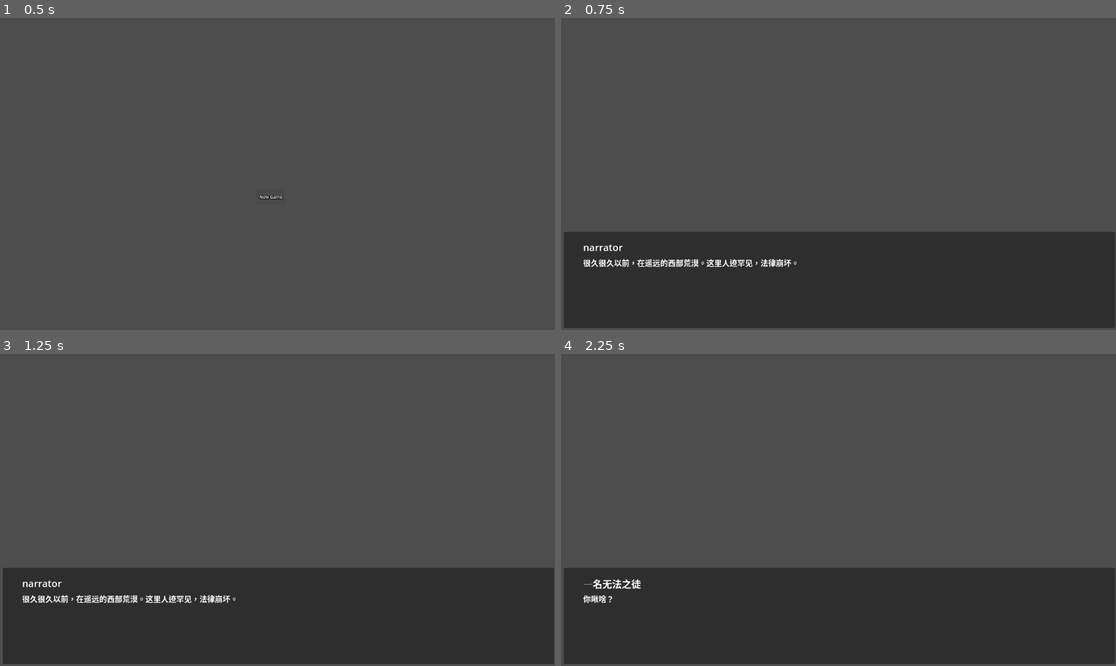
Above: before the commit, frames 1-4 (two rows, left to right).
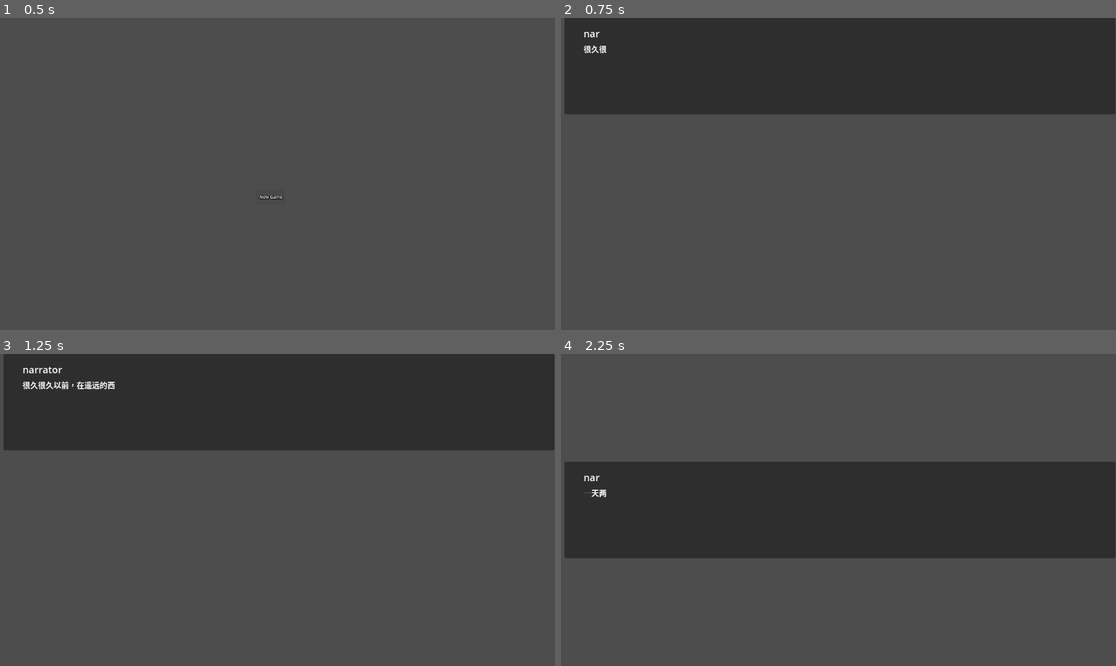
Above: after the commit, the same moments.

Repository: secondreich/Cards-of-Gun
Game: Godot game, scene res://menu.tscn
The game is run twice, just before and just after one commit, with the same random seed, the same clock (stepped at 60 frames per second) and the same inputs. The engine's default icon, where the game draws it, is replaced by a stand-in: a white triangle on a blue panel in a dark square.
Inputs (mouse positions are in pixels of both pictures, inside the frame that each line leads up to; where the layout moved, square brackets give the same spot in the first picture):
- Up to frame 1 (0.5 s): no input
- Up to frame 2 (0.75 s): click (832, 195) at 0.5 s
- Up to frame 3 (1.25 s): no input
- Up to frame 4 (2.25 s): click (838, 400) [838, 616] at 1.25 s; click (838, 400) [838, 616] at 2 s

Frame 1 is identical in both runs. In frame 2, 61% of the frame differs, in the area x 0-100%, y 0-100%; in frame 3, 61%; in frame 4, 61%, in the area x 0-100%, y 34-100%.

Commit message:
更新文本打字效果和音效

Diff:
--- a/dialogue/dialogueUi.tscn
+++ b/dialogue/dialogueUi.tscn
@@ -1,19 +1,25 @@
-[gd_scene load_steps=3 format=3 uid="uid://4r7rawsck8wa"]
+[gd_scene load_steps=4 format=3 uid="uid://4r7rawsck8wa"]
 
 [ext_resource type="Script" uid="uid://b64de4ov6o6bb" path="res://dialogue/dialogue_ui.gd" id="1_fs2ar"]
 [ext_resource type="Resource" uid="uid://x07kd5hv2ckp" path="res://dialogue/startStorie.tres" id="2_2pfd6"]
+[ext_resource type="AudioStream" uid="uid://d4f36e33noykw" path="res://SE/type_se.ogg" id="3_t0s8b"]
 
-[node name="DialogueUi" type="Control" node_paths=PackedStringArray("leftAvatar", "speaker", "content", "rightAvatar")]
+[node name="DialogueUi" type="Control" node_paths=PackedStringArray("leftAvatar", "speaker", "content", "rightAvatar", "type_sound")]
 custom_minimum_size = Vector2(1150, 200)
 layout_mode = 3
 anchor_right = 0.9982639
 anchor_bottom = 1.0030864
+offset_left = 3.0
+offset_right = 3.0
 script = ExtResource("1_fs2ar")
 leftAvatar = NodePath("HBoxContainer/leftAvatar")
 speaker = NodePath("HBoxContainer/Panel/MarginContainer/VBoxContainer/speaker")
 content = NodePath("HBoxContainer/Panel/MarginContainer/VBoxContainer/content")
 rightAvatar = NodePath("HBoxContainer/rightAvatar")
 mainDialogues = ExtResource("2_2pfd6")
+text_speed = 18.0
+type_sound = NodePath("TextSE")
+sound_interval = 0.25
 metadata/_edit_use_anchors_ = true
 
 [node name="HBoxContainer" type="HBoxContainer" parent="."]
@@ -50,12 +56,16 @@
 layout_mode = 2
 theme_override_font_sizes/normal_font_size = 20
 text = "SPEAKER"
+visible_characters = 0
+visible_ratio = 0.0
 
 [node name="content" type="RichTextLabel" parent="HBoxContainer/Panel/MarginContainer/VBoxContainer"]
 layout_mode = 2
 size_flags_vertical = 3
 text = "Content
 "
+visible_characters = 0
+visible_ratio = 0.0
 
 [node name="rightAvatar" type="TextureRect" parent="HBoxContainer"]
 custom_minimum_size = Vector2(0, 200)
@@ -70,4 +80,7 @@
 grow_horizontal = 2
 grow_vertical = 2
 
+[node name="TextSE" type="AudioStreamPlayer" parent="."]
+stream = ExtResource("3_t0s8b")
+
 [connection signal="button_down" from="Button" to="." method="_on_click_to_next_dialogue"]
--- a/dialogue/dialogue_ui.gd
+++ b/dialogue/dialogue_ui.gd
@@ -9,34 +9,110 @@
 @export_group("对话组")
 @export var mainDialogues : dialogueGroup
 
+@export_group("打字速度，X个/秒")
+@export var text_speed = 10.0
+
+@export_group("音效")
+@export var type_sound: AudioStreamPlayer
+@export var sound_interval = 0.15
+
 var dialogue_index = 0
+var is_typing = false
+var current_tween: Tween
+var type_sound_timer: Timer
 
 func _ready():
+
+	type_sound_timer = Timer.new()
+	type_sound_timer.wait_time = sound_interval
+	type_sound_timer.one_shot = false
+	type_sound_timer.timeout.connect(_play_type_sound)
+	add_child(type_sound_timer)
 	add_next_dialogue()
 
 
 func add_next_dialogue() -> void:
 	var now_dialogue = mainDialogues.dialogueGroup[dialogue_index]
 	#填充对话内容
+	speaker.visible_ratio = 0
+	content.visible_ratio = 0
 	speaker.text = now_dialogue.speaker
 	content.text = now_dialogue.content
+
+	var speaker_duration = speaker.text.length() / text_speed
+	var content_duration = content.text.length() / text_speed
+
+	# 创建tween并并行执行两个动画
+	var tween = create_tween()
+	current_tween = tween
+	is_typing = true
+	tween.set_parallel(true)  # 设置为并行模式
+	tween.tween_property(speaker, "visible_ratio", 1, speaker_duration)
+	tween.tween_property(content, "visible_ratio", 1, content_duration)
+	# 设置打字状态
+	is_typing = true
+	current_tween.finished.connect(_on_typing_finished)
+
+	_update_sound_interval()
+
+	# 开始播放打字音效
+	type_sound_timer.start()
+
 	if now_dialogue.avatarPosition == dialogue.avatarEnum.left:
 		leftAvatar.texture = now_dialogue.avatar
 	elif now_dialogue.avatarPosition == dialogue.avatarEnum.right:
 		rightAvatar.texture = now_dialogue.avatar
 
 	if now_dialogue.uiPosition == dialogue.uiEnum.up:
-		pass
+		self.position.y = 0
+		print(self.position.y )
 	elif now_dialogue.uiPosition == dialogue.uiEnum.mid:
-		pass
+		self.position.y = (get_viewport_rect().size.y - leftAvatar.get_rect().size.y ) /2
+		print(self.position.y )
 	elif now_dialogue.uiPosition == dialogue.uiEnum.bottle:
-		pass
+		self.position.y = (get_viewport_rect().size.y - leftAvatar.get_rect().size.y )
+		print(self.position.y )
 
 
 func _on_click_to_next_dialogue():
-	dialogue_index += 1
-	if dialogue_index < mainDialogues.dialogueGroup.size():
-		add_next_dialogue()
+	# 如果正在打字，立即完成当前打字效果
+	if is_typing:
+		if current_tween:
+			current_tween.kill()
+		speaker.visible_ratio = 1.0
+		content.visible_ratio = 1.0
+		is_typing = false
+		# 停止打字音效
+		type_sound_timer.stop()
+		return
 	else:
-		self.visible = 0
-		get_tree().change_scene_to_file("res://main.tscn")
+		dialogue_index += 1
+		if dialogue_index < mainDialogues.dialogueGroup.size():
+			add_next_dialogue()
+		else:
+			self.visible = false
+			get_tree().change_scene_to_file("res://main.tscn")
+
+#播放音效
+func _play_type_sound():
+	if type_sound and type_sound.stream:
+		type_sound.play()
+
+# 停止打字音效
+func _on_typing_finished():
+	is_typing = false
+	type_sound_timer.stop()
+
+func _update_sound_interval():
+	if type_sound_timer == null:
+		return
+	# 打字速度越快，音效播放频率越高
+	var base_interval = sound_interval  # 基础间隔
+	var min_interval = sound_interval * 0.75  # 最小间隔
+	var max_interval = sound_interval * 1.5   # 最大间隔
+
+	# 计算新的间隔（速度越快，间隔越短）
+	var new_interval = base_interval * (10.0 / text_speed)
+	new_interval = clamp(new_interval, min_interval, max_interval)
+
+	type_sound_timer.wait_time = new_interval
--- a/dialogue/startStorie.tres
+++ b/dialogue/startStorie.tres
@@ -7,12 +7,14 @@
 script = ExtResource("1_mwtk7")
 speaker = "narrator"
 content = "很久很久以前，在遥远的西部荒漠。这里人迹罕见，法律崩坏。"
+uiPosition = 0
 metadata/_custom_type_script = "uid://rtxg2hbq8r7j"
 
 [sub_resource type="Resource" id="Resource_vp4yp"]
 script = ExtResource("1_mwtk7")
 speaker = "narrator"
 content = "一天两名无法之徒在这里相遇。很不幸，两人并无恩怨，但却生起矛盾。"
+uiPosition = 1
 metadata/_custom_type_script = "uid://rtxg2hbq8r7j"
 
 [sub_resource type="Resource" id="Resource_dpmfy"]
@@ -31,6 +33,7 @@
 script = ExtResource("1_mwtk7")
 speaker = "narrator"
 content = "现在他们有恩怨了，于是两人决定用决斗来解决这些，然而就在这时……"
+uiPosition = 1
 metadata/_custom_type_script = "uid://rtxg2hbq8r7j"
 
 [resource]
--- a/stories.tscn
+++ b/stories.tscn
@@ -5,7 +5,5 @@
 [node name="Stories" type="Node2D"]
 
 [node name="DialogueUi" parent="." instance=ExtResource("1_emke5")]
-offset_left = 2.0
-offset_top = 444.0
-offset_right = 1152.0
-offset_bottom = 644.0
+offset_right = 1150.0
+offset_bottom = 200.0
Not shown, added: SE/type_se.ogg.import
Not shown, added: SE/type_se_long.ogg.import
Not shown, added: SE/type_se.ogg
Not shown, added: SE/type_se.xmp
Not shown, added: SE/type_se_long.ogg
Not shown, added: SE/type_se_long.xmp
Not shown, added: assets/text.xlsx
Not shown, changed: design/文案.docx
